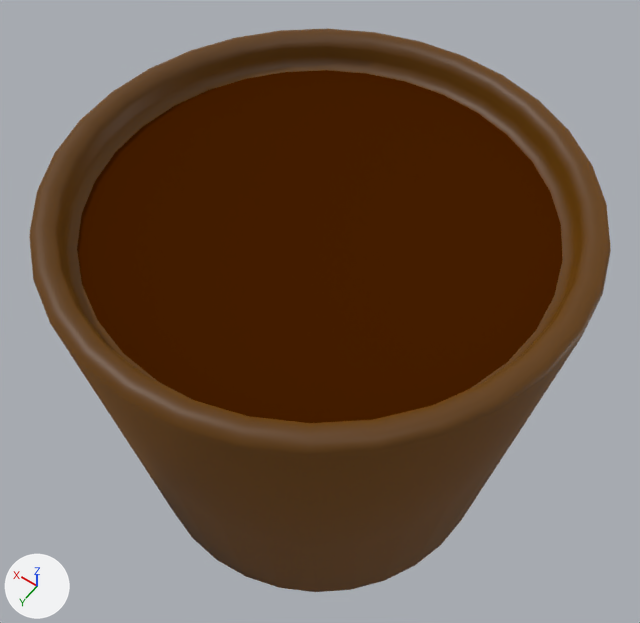
Two versions of the Blender file entities/plant/mesh/plant.pot.blend, one commit apart.
The view is the same before and after, from a 50 mm camera at (-0.193, 0.27, 0.45) aimed at (0.008, -0.011, 0.01). Every picture has the same lights, and +X, +Y and +Z are marked at lower left.
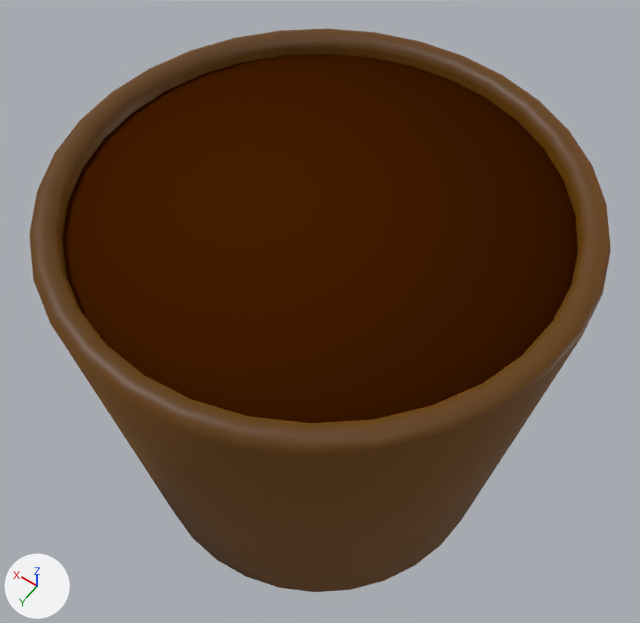
Commit message: fixes plant mesh situation

Edits to the bpy script that builds the scene:
```text
Change me_cylinder:
    used by ob_cylinder; location = (0.0, 0.0, 0.0)
    remove me_cylinder.from_pydata(...)  # 458 vertices, 359 faces, 21 loose edges; spans x -0.149..0.149, y -0.149..0.149, z -0.126..0.125
    add me_cylinder.from_pydata(...)  # 490 vertices, 391 faces, 21 loose edges; spans x -0.149..0.149, y -0.149..0.149, z -0.126..0.125
    me_cylinder part 1
    1 face is deleted
    32 vertices move from x -0.128..0.128, y -0.128..0.128, z 0.107 to x -0.134..0.134, y -0.134..0.134, z 0.107
    32 new vertices lie (0.0, 0.0, 0.008) away from vertices in x -0.128..0.128, y -0.128..0.128, z 0.107
    32 new faces join them, mat_pot (brown #6c4200)
    1 new face joins them, mat_dirt (brown #461e00)
```

Pixel boxes (x1, y1, x2, y2) of what changed, in the pictures (640 x 623 px):
part 1 of me_cylinder, built on
    before: (68, 64, 572, 423)
    after: (63, 54, 577, 423)
